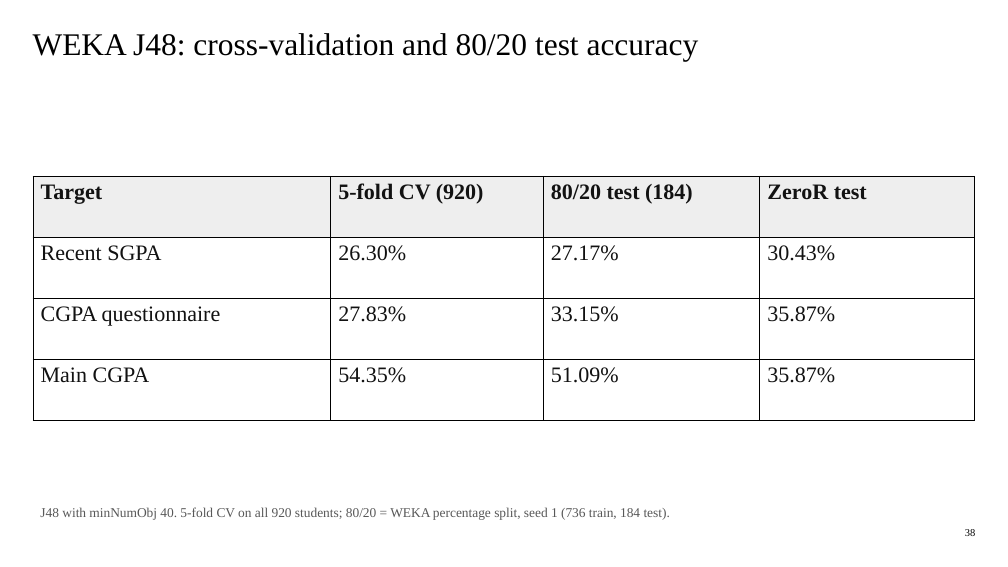
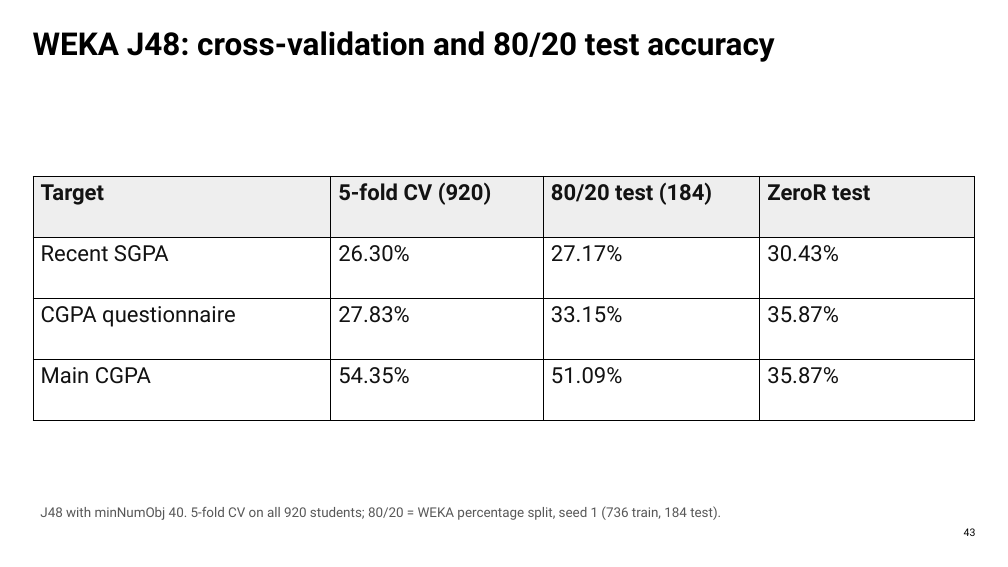
Before and after one commit to SheikhGalib/CGPA-does-matter-dataset-ml-lab, a slide deck: slide 45 of presentation/What_Shapes_Student_CGPA_Ready.pptx (slide 49 before the commit). Drawn at 1008x567 pixels with LibreOffice and Linux fonts; fonts in the diff are those of the drawing. Boxes give left, top, right and bottom in pixels: in the first picture for what was removed or moved away, otherwise in the second. Text is boxed around its words. In the diff, an @@ line names an element or a change of style, - is before the commit and + after.

```diff
--- a/presentation/What_Shapes_Student_CGPA_Ready.pptx
+++ b/presentation/What_Shapes_Student_CGPA_Ready.pptx
@@ title "WEKA J48: cross-validation and 80/20 ..." at <box>33,31,775,62</box>: font Times New Roman to Roboto, bold on @@
@@ table at <box>33,176,975,420</box> @@
@@ font Times New Roman to Roboto @@
@@ text "J48 with minNumObj 40. 5-fold ..." at <box>40,506,721,520</box>: font Times New Roman to Roboto @@
@@ text at <box>964,528,976,536</box>: text changed; font Times New Roman to Roboto @@
-38
+43
```
Also in this commit, not shown: 52 other slides changed, 3 slides added, 17 slides removed, 13 other files.
